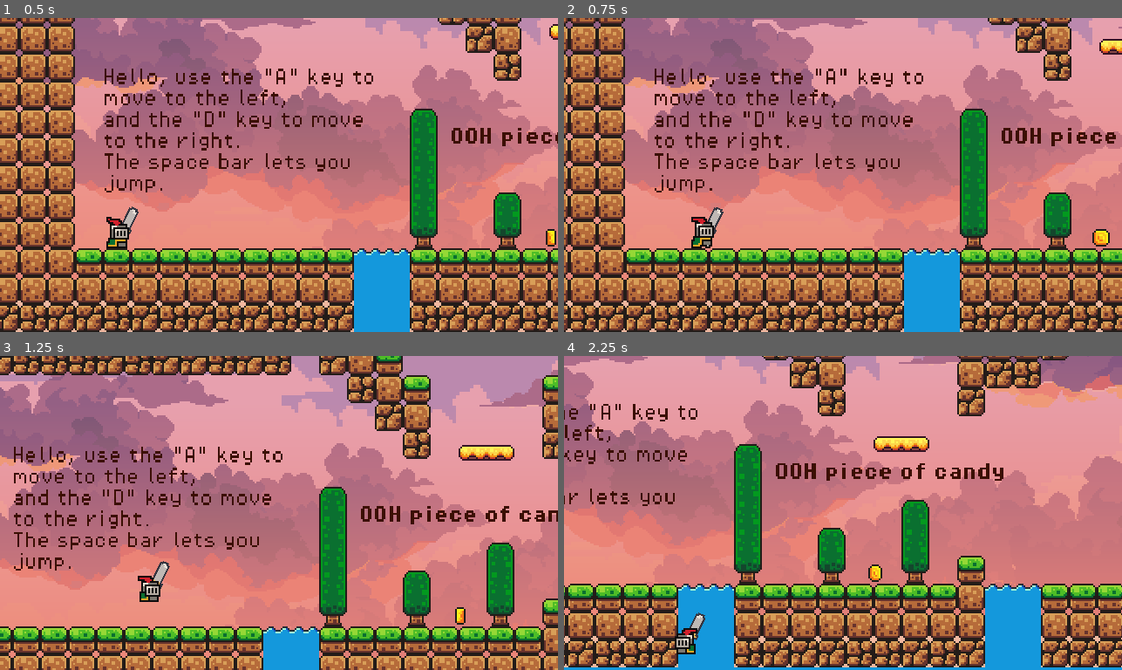
Above: before the commit, frames 1-4 (two rows, left to right).
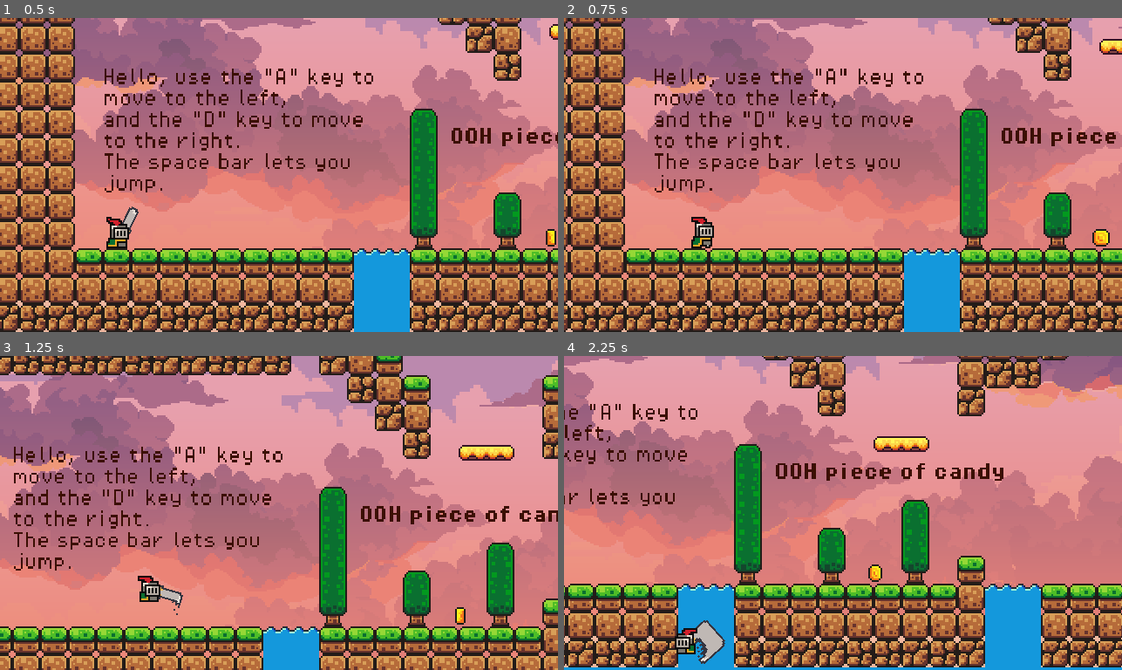
Above: after the commit, the same moments.

Repository: PR0M3TH3U515/intro_to_game_engines
Game: Godot game, scene res://scenes/game.tscn
The game is run twice, just before and just after one commit, with the same random seed, the same clock (stepped at 60 frames per second) and the same inputs.
Inputs (mouse positions are in pixels of both pictures, inside the frame that each line leads up to):
- Up to frame 1 (0.5 s): no input
- Up to frame 2 (0.75 s): move the mouse to (965, 159) at 0.52 s; press the mouse at (965, 159) at 0.53 s; hold D (move_right) from 0.53 s (still down)
- Up to frame 3 (1.25 s): keep holding D (move_right); tap Space (jump) at 0.77 s
- Up to frame 4 (2.25 s): move the mouse to (731, 528) at 1.27 s; release the mouse at (731, 528) at 1.28 s; click (731, 528) at 1.35 s; tap Space (jump) at 1.52 s; move the mouse to (898, 443) at 2.02 s; release D (move_right) at 2.03 s; press the mouse at (898, 443) at 2.03 s; hold A (move_left) from 2.03 s (still down)

Frame 1 is identical in both runs. In frame 2, 0.1% of the frame differs, in the area x 25-29%, y 60-69%; in frame 3, 0.3%; in frame 4, 0.5%, in the area x 22-29%, y 81-99%.

Commit message:
Animation Tweaks

Diff:
--- a/project.godot
+++ b/project.godot
@@ -88,9 +88,9 @@
 "events": [Object(InputEventKey,"resource_local_to_scene":false,"resource_name":"","device":-1,"window_id":0,"alt_press …(195 unchanged characters)…
 ]
 }
-Attack1={
+atk1={
 "deadzone": 0.2,
-"events": [Object(InputEventMouseButton,"resource_local_to_s …(115 unchanged characters)… alse,"meta_pressed":false,"button_mask":0,"position":Vector2(0, 0),"global_position":Vector2(0, 0),"factor":1.0,"button_index":1,"canceled":false,"pressed":false,"double_click":false,"script":null)
+"events": [Object(InputEventMouseButton,"resource_local_to_s …(115 unchanged characters)… alse,"meta_pressed":false,"button_mask":1,"position":Vector2(118, 32),"global_position":Vector2(132, 105),"factor":1.0,"button_index":1,"canceled":false,"pressed":true,"double_click":false,"script":null)
 ]
 }
 
--- a/scenes/game.tscn
+++ b/scenes/game.tscn
@@ -423,10 +423,10 @@
 anchor_top = -0.23700002
 anchor_right = -0.29900002
 anchor_bottom = -0.23700002
-offset_left = -179.63998
-offset_top = -8.679993
-offset_right = 50.206116
-offset_bottom = 26.320007
+offset_left = -184.64001
+offset_top = -27.679993
+offset_right = 45.206085
+offset_bottom = 7.3200073
 scale = Vector2(0.51338685, 0.6408947)
 theme_override_colors/font_color = Color(0.23137255, 0.05882353, 0.007843138, 1)
 theme_override_fonts/font = ExtResource("10_vtaks")
--- a/scenes/player.tscn
+++ b/scenes/player.tscn
@@ -121,15 +121,68 @@
 "texture": SubResource("AtlasTexture_t4otl")
 }],
 "loop": true,
-"name": &"default",
+"name": &"swing",
 "speed": 15.0
 }]
 
+[sub_resource type="Animation" id="Animation_qlg0r"]
+length = 0.001
+tracks/0/type = "value"
+tracks/0/imported = false
+tracks/0/enabled = true
+tracks/0/path = NodePath(".:rotation")
+tracks/0/interp = 1
+tracks/0/loop_wrap = true
+tracks/0/keys = {
+"times": PackedFloat32Array(0),
+"transitions": PackedFloat32Array(1),
+"update": 0,
+"values": [0.45536768]
+}
+tracks/1/type = "value"
+tracks/1/imported = false
+tracks/1/enabled = true
+tracks/1/path = NodePath(".:position")
+tracks/1/interp = 1
+tracks/1/loop_wrap = true
+tracks/1/keys = {
+"times": PackedFloat32Array(0),
+"transitions": PackedFloat32Array(1),
+"update": 0,
+"values": [Vector2(4.999998, -1.9999993)]
+}
+
 [sub_resource type="Animation" id="Animation_dqkch"]
 resource_name = "swing"
+length = 0.43333334
+tracks/0/type = "value"
+tracks/0/imported = false
+tracks/0/enabled = true
+tracks/0/path = NodePath(".:rotation")
+tracks/0/interp = 1
+tracks/0/loop_wrap = true
+tracks/0/keys = {
+"times": PackedFloat32Array(0, 0.43333334),
+"transitions": PackedFloat32Array(1, 1),
+"update": 0,
+"values": [0.45536768, 1.8517943363659841]
+}
+tracks/1/type = "value"
+tracks/1/imported = false
+tracks/1/enabled = true
+tracks/1/path = NodePath(".:position")
+tracks/1/interp = 1
+tracks/1/loop_wrap = true
+tracks/1/keys = {
+"times": PackedFloat32Array(0, 0.43333334),
+"transitions": PackedFloat32Array(1, 1),
+"update": 0,
+"values": [Vector2(4.999998, -1.9999993), Vector2(9, 7)]
+}
 
 [sub_resource type="AnimationLibrary" id="AnimationLibrary_qlg0r"]
 _data = {
+&"RESET": SubResource("Animation_qlg0r"),
 &"swing": SubResource("Animation_dqkch")
 }
 
@@ -339,12 +392,13 @@
 collision_layer = 2
 script = ExtResource("1_g2els")
 
-[node name="AnimatedSprite2D2" type="AnimatedSprite2D" parent="." unique_id=1682835046]
+[node name="slashanim" type="AnimatedSprite2D" parent="." unique_id=1682835046]
 position = Vector2(4.999998, -1.9999993)
 rotation = 0.45536768
 sprite_frames = SubResource("SpriteFrames_j2b1d")
-
-[node name="AnimationPlayer" type="AnimationPlayer" parent="AnimatedSprite2D2" unique_id=281931559]
+animation = &"swing"
+
+[node name="AnimationPlayer" type="AnimationPlayer" parent="slashanim" unique_id=281931559]
 libraries/ = SubResource("AnimationLibrary_qlg0r")
 
 [node name="AnimatedSprite2D" type="AnimatedSprite2D" parent="." unique_id=599560761]
--- a/scripts/player.gd
+++ b/scripts/player.gd
@@ -6,7 +6,9 @@
 
 var gravity = ProjectSettings.get_setting("physics/2d/default_gravity")
 
-@onready var animated_sprite_2d_2: AnimatedSprite2D = $AnimatedSprite2D2
+@onready var slashanim: AnimatedSprite2D = $slashanim
+@onready var animation_player: AnimationPlayer = $slashanim/AnimationPlayer
+
 @onready var animated_sprite_2d: AnimatedSprite2D = $AnimatedSprite2D
 @onready var dash_timer: Timer = $DashTimer
 @onready var audio_stream_player_2d: AudioStreamPlayer2D = $AudioStreamPlayer2D
@@ -14,6 +16,10 @@
 var double_jump: bool = false
 
 var can_dash
+
+func _input(event: InputEvent):
+	if event.is_action_pressed("atk1"):
+		slash_atk()
 
 func _physics_process(delta):
 	if is_on_floor() and double_jump == true:
@@ -36,10 +42,8 @@
 	var direction = Input.get_axis("move_left", "move_right")
 	if direction > 0:
 		animated_sprite_2d.flip_h = false
-		animated_sprite_2d_2.flip_h = false
 	elif direction < 0:
 		animated_sprite_2d.flip_h = true
-		animated_sprite_2d_2.flip_h = true
 
 	if is_on_floor():
 		if direction == 0:
@@ -61,3 +65,11 @@
 
 func jump(multi: float = 1):
 	velocity.y = JUMP_VELOCITY * multi
+
+func slash_atk():
+	slashanim.show()
+	slashanim.play("swing")
+	animation_player.play("swing")
+	await animation_player.animation_finished
+	await slashanim.animation_finished
+	slashanim.hide()
